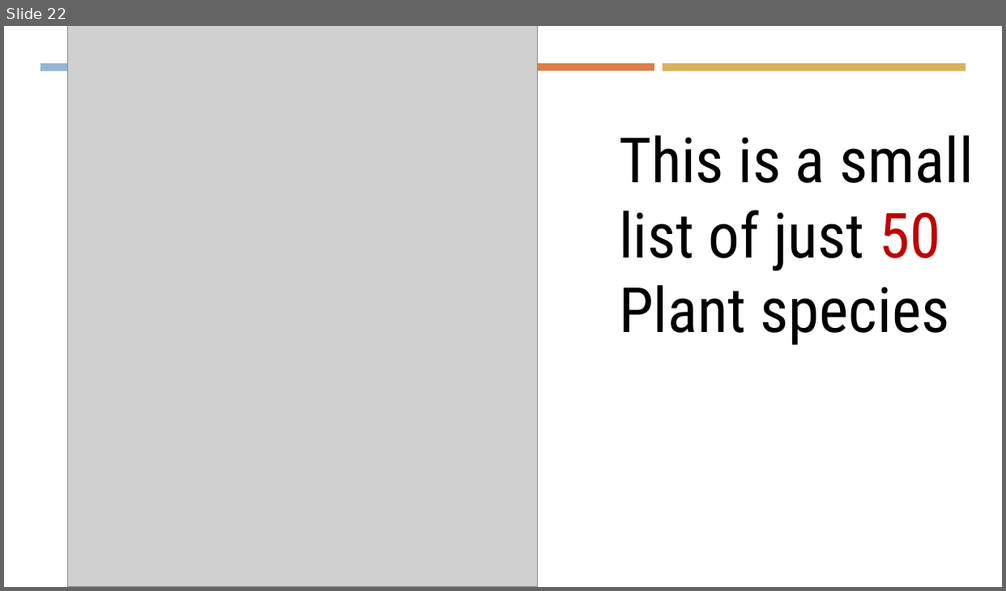
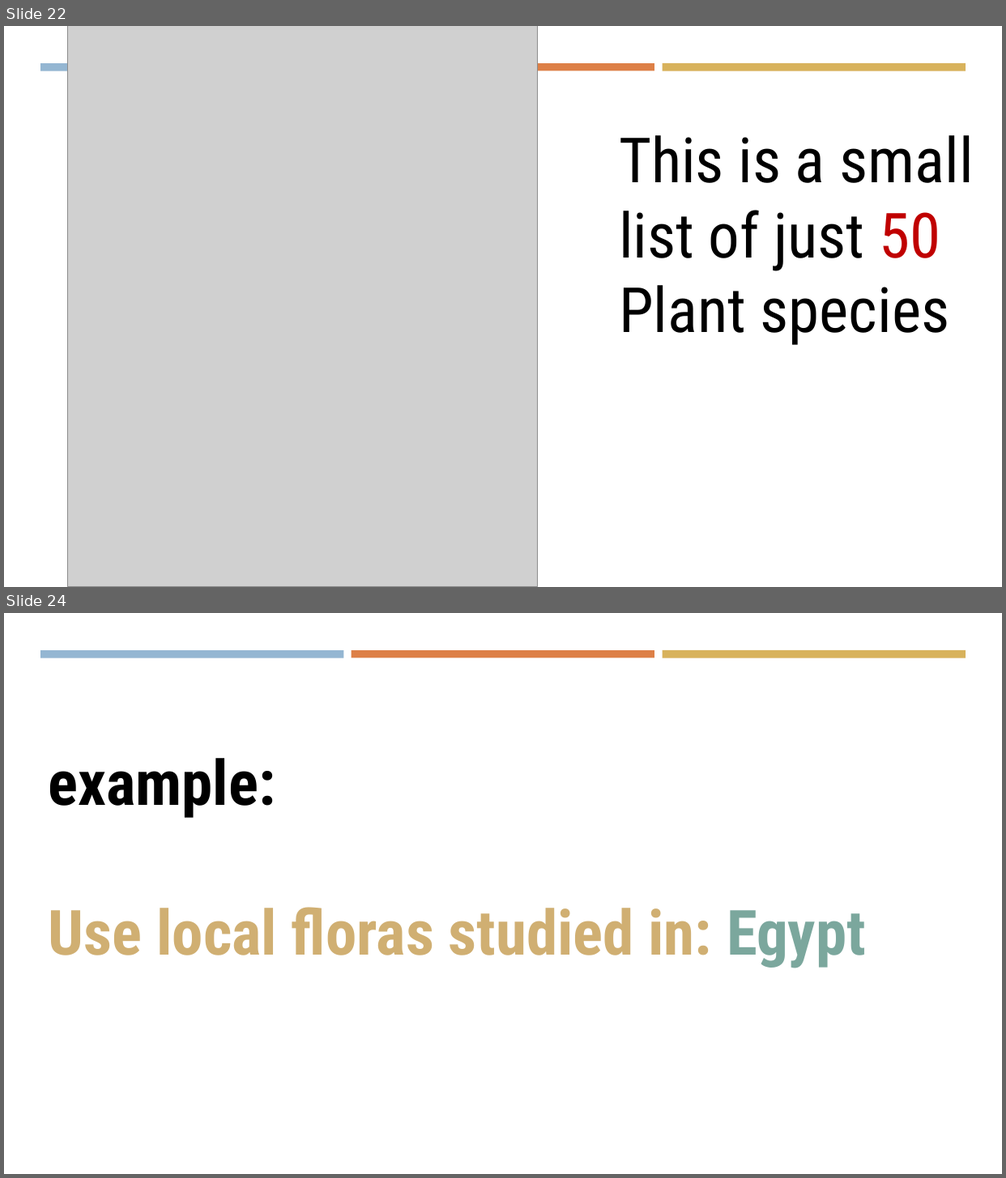
Before and after one commit to msht-ir/Alamutw, a slide deck: AlamutB/.appCatalog/_demo for Alamut - LinkedIn.pptx. Shown one above the other, each under a label of ours: slide 22 before the commit, slides 22 and 24 after it; the slides between them are not shown. The pictures are 1006x591 and 1006x1178 pixels, drawn with LibreOffice and Linux fonts; fonts in the diff are those of the drawing; grey boxes stand for pictures. Boxes give left, top, right and bottom in pixels: in the first picture for what was removed or moved away, otherwise in the second. Text is boxed around its words. In the diff, an @@ line names an element or a change of style, - is before the commit and + after.

```diff
--- a/AlamutB/.appCatalog/_demo for Alamut - LinkedIn.pptx
+++ b/AlamutB/.appCatalog/_demo for Alamut - LinkedIn.pptx
@@ slide 24 added at (x1=4, y1=613, x2=1002, y2=1174), background #FFFFFF; not listed: 3 template elements that a slide beside it also shows @@
@@ text added at (x1=49, y1=758, x2=866, y2=969), 60 pt, text #D0AF72, bold @@
+example:
+Use local floras studied in: Egypt
```
Also in this commit, not shown: 3 other slides added, 12 other files.
